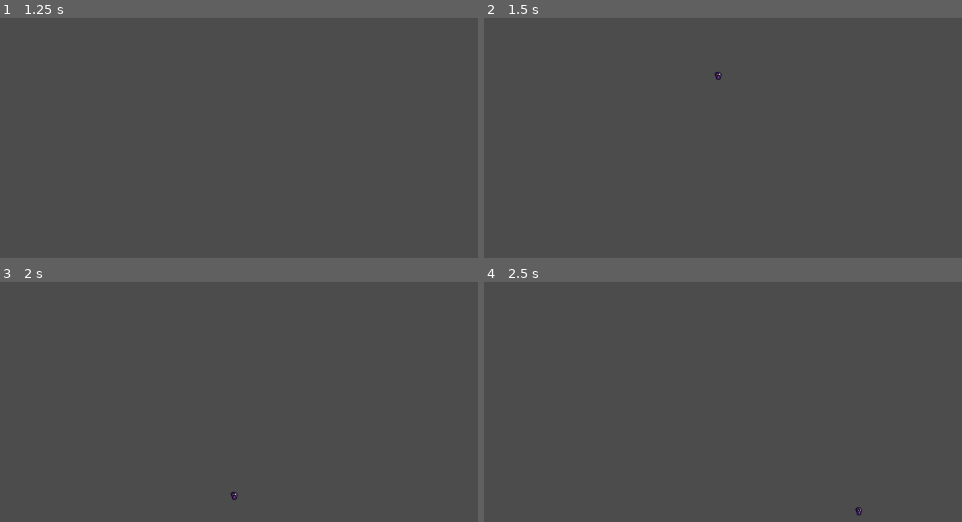
Above: before the commit, frames 1-4 (two rows, left to right).
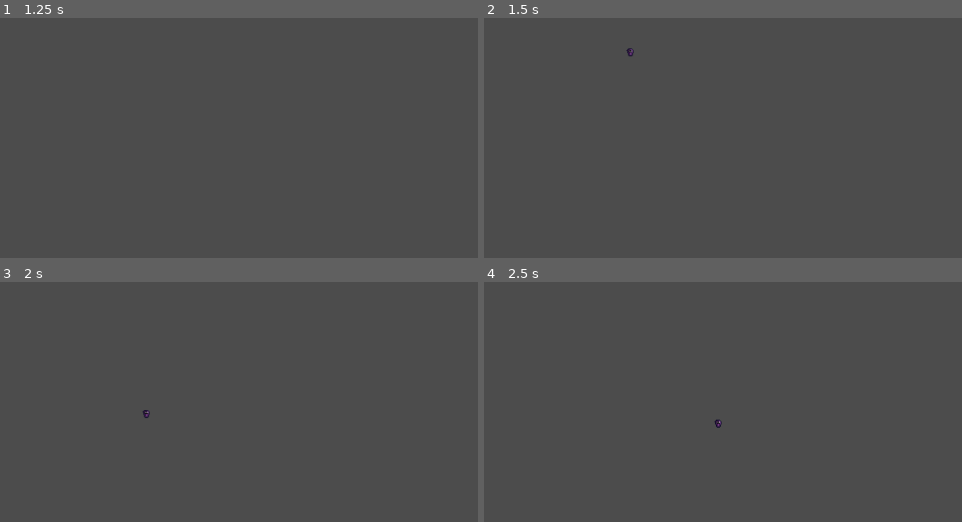
Above: after the commit, the same moments.

Repository: Neryss/godotGame
Game: Godot game, scene res://src/entities/Player.tscn
Same seed, same stepped clock (60 frames per second), same inputs: the game is played once before the commit and once after it.
Inputs:
- Up to frame 1 (1.25 s): tap Enter at 0.5 s; hold D (move_right) from 0.53 s (still down)
- Up to frame 2 (1.5 s): tap Space at 1.25 s; release D (move_right) at 1.28 s; hold S (move_down) from 1.28 s (still down)
- Up to frame 3 (2 s): keep holding S (move_down)
- Up to frame 4 (2.5 s): tap Enter at 2 s; release S (move_down) at 2.03 s; hold D (move_right) from 2.03 s (still down)

Frame 1 is identical in both runs. In frame 2, less than 0.1% of the frame differs, in the area x 29-50%, y 12-26%; in frame 3, less than 0.1%; in frame 4, less than 0.1%.

Commit message:
Added sublime text support for mac, cleanded player script

Diff:
--- a/Test/src/entities/Player.gd
+++ b/Test/src/entities/Player.gd
@@ -1,13 +1,13 @@
 extends entity
 
-var speed : int = 400
+var speed : int = 250
 var maxSpeed : int = 500
 var acceleration : int = 1000
 var motion : Vector2 = Vector2.ZERO
 
 
 func _physics_process(delta: float) -> void:
-	move_player_test(delta)
+	move_player_test()
 
 
 func get_input_axis() -> Vector2:
@@ -29,8 +29,8 @@
 	if(motion.length() > maxSpeed):
 		motion = motion.clamped(maxSpeed)
 
-
-func move_player_test(delta) -> void:
+#
+func move_player_test() -> void:
 	var axis = get_input_axis()
 	if(axis == Vector2.ZERO):
 		motion = Vector2.ZERO
@@ -39,15 +39,3 @@
 			motion = motion.clamped(maxSpeed)
 		motion = move_and_slide(axis * speed)
 		print(motion)
-
-
-#Smoother approach, way too slippy for the shooter style
-func move_player(delta):
-	var axis = get_input_axis()
-	if(axis == Vector2.ZERO):
-		#Don't know if I keep the slow down or not
-		#apply_friction(acceleration * delta)
-		motion = Vector2.ZERO
-	else:
-		apply_movement(axis * acceleration * delta)
-	motion = move_and_slide(motion)
Not shown, added: godotGame.sublime-project
Not shown, added: godotGame.sublime-workspace
